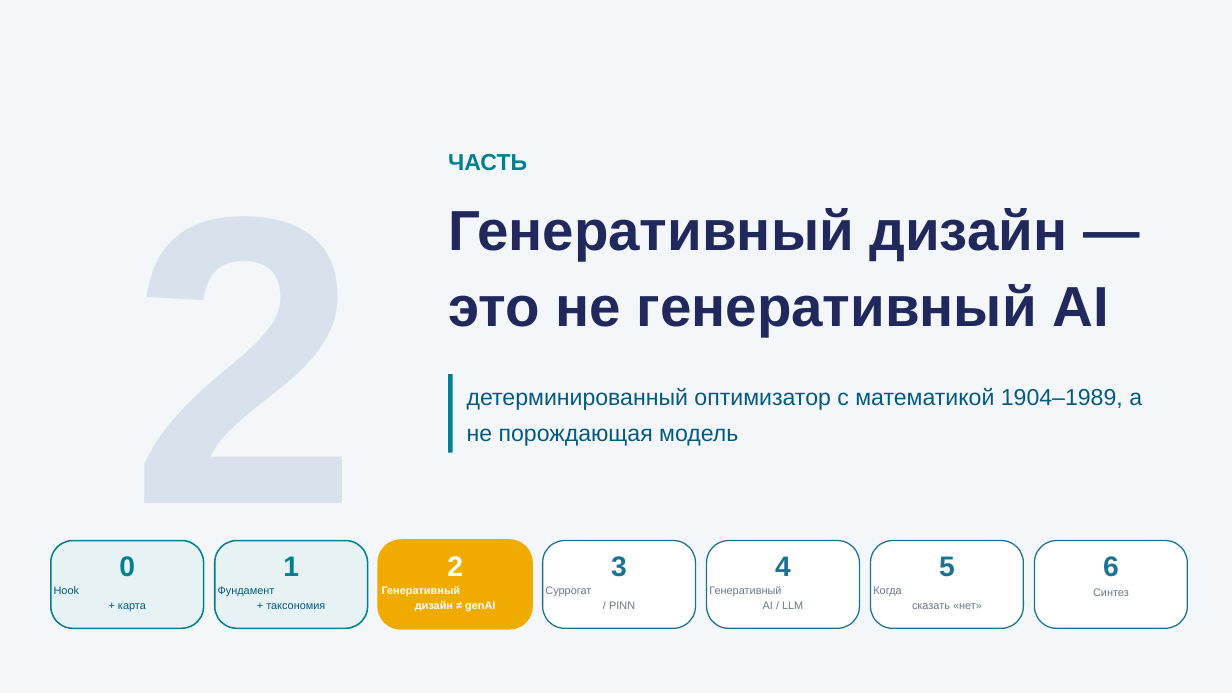
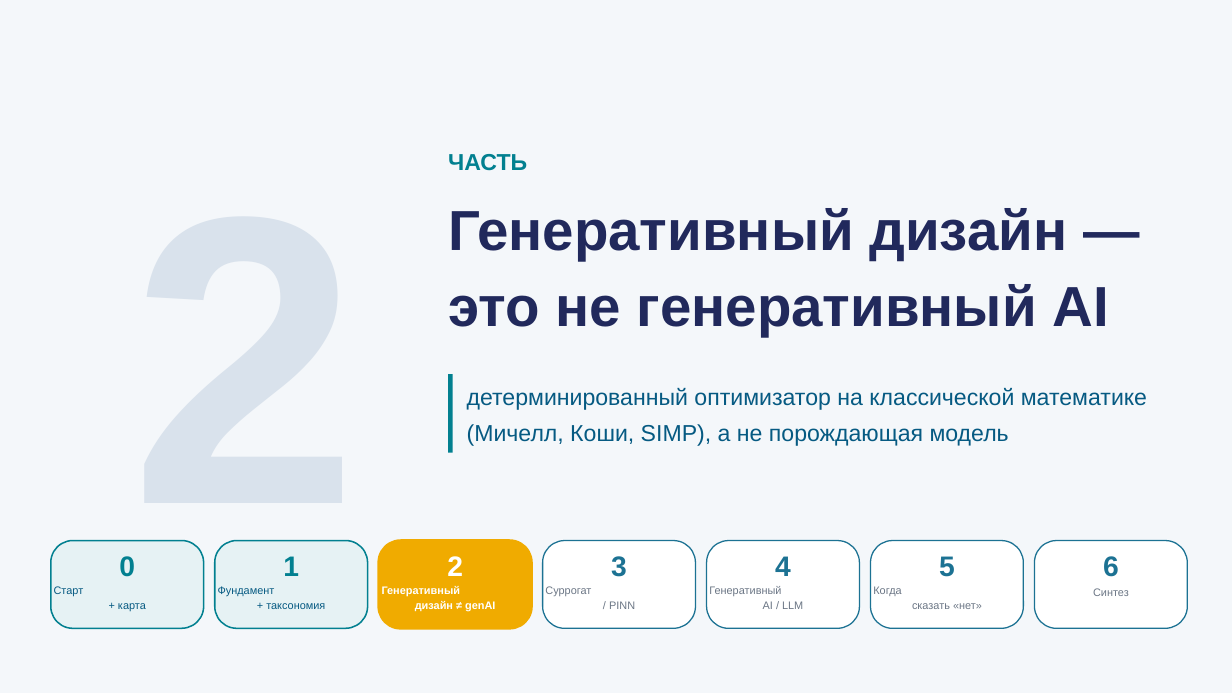
Before and after one commit to tellina-study/AI-usage-lessons, a slide deck: slide 9 of library/lectures/lec-06/rendered/lec-06.pptx. Drawn at 1232x693 pixels with LibreOffice and Linux fonts; fonts in the diff are those of the drawing. Boxes give left, top, right and bottom in pixels: in the first picture for what was removed or moved away, otherwise in the second. Text is boxed around its words. In the diff, an @@ line names an element or a change of style, - is before the commit and + after.

```diff
--- a/library/lectures/lec-06/rendered/lec-06.pptx
+++ b/library/lectures/lec-06/rendered/lec-06.pptx
@@ text at (x1=467, y1=388, x2=1147, y2=446): text changed @@
-детерминированный оптимизатор с математикой 1904–1989, а не порождающая модель
+детерминированный оптимизатор на классической математике (Мичелл, Коши, SIMP), а не порождающая модель
@@ text at (x1=54, y1=586, x2=146, y2=612): text changed @@
-Hook
-+ карта
+Старт
++ карта
```
Also in this commit, not shown: 29 other slides changed, 8 other files.
